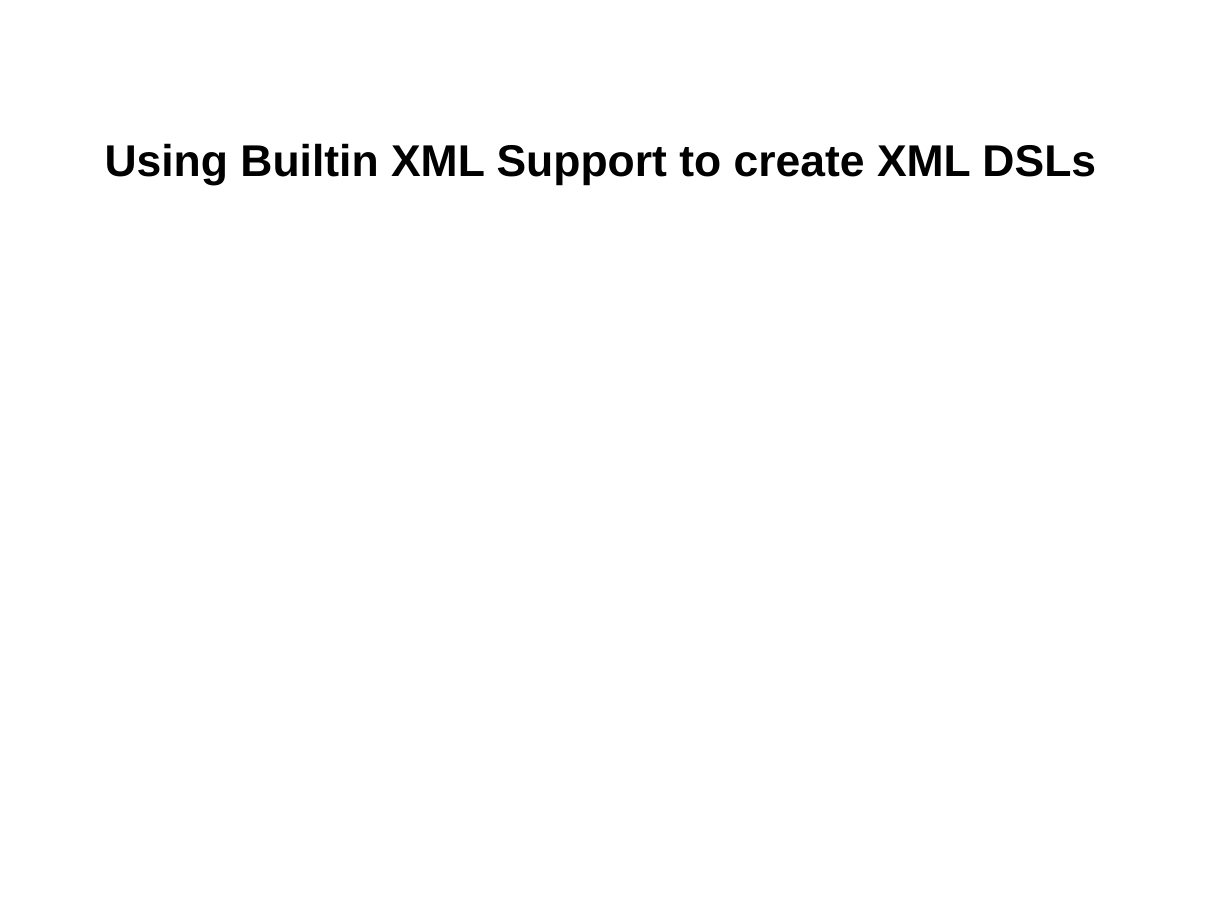
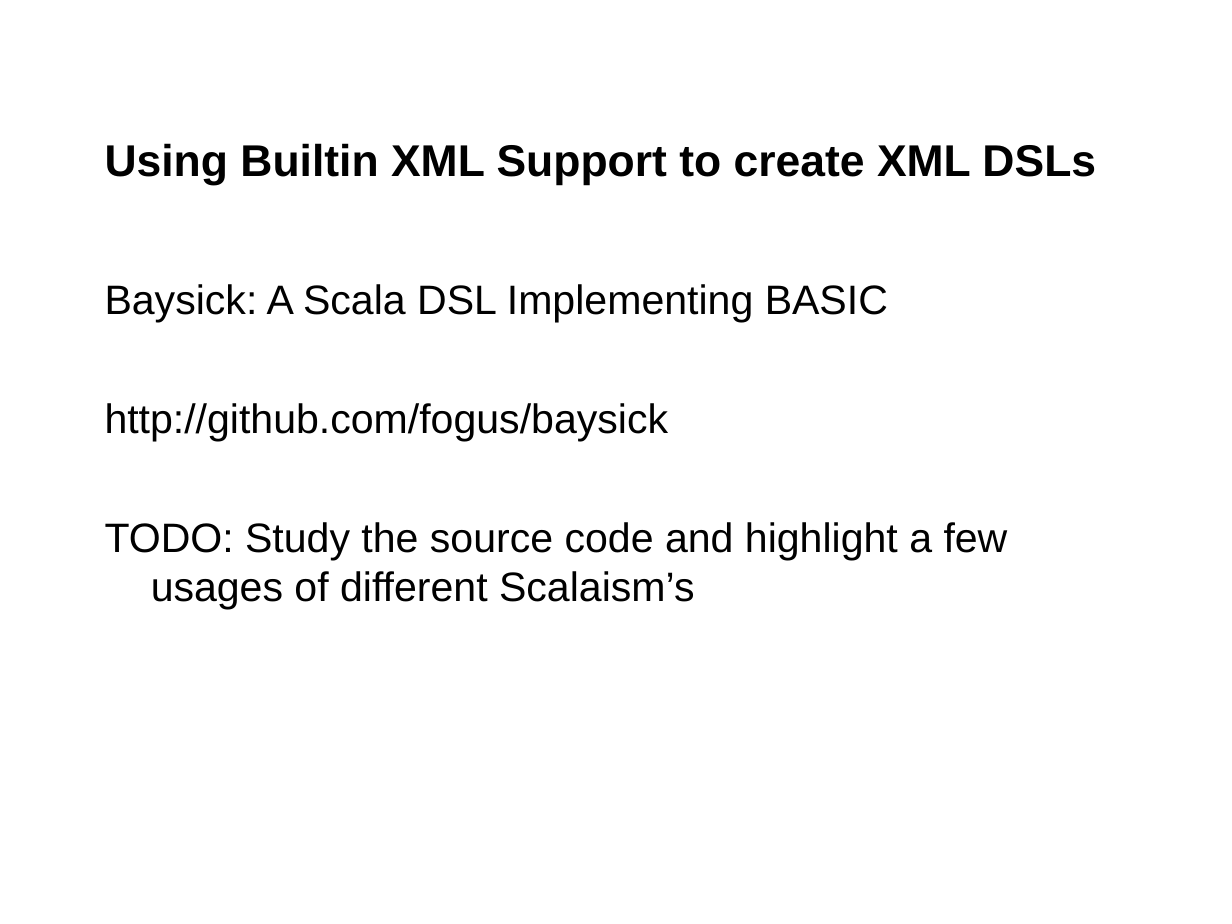
Before and after one commit to jgoodsen/agile2010, a slide deck: slide 58 of 03-scala.ppt (slide 55 before the commit). Drawn at 1232x924 pixels with LibreOffice and Linux fonts; fonts in the diff are those of the drawing; background and template pictures are left out. Boxes give left, top, right and bottom in pixels: in the first picture for what was removed or moved away, otherwise in the second. Text is boxed around its words. In the diff, an @@ line names an element or a change of style, - is before the commit and + after.

Commit message:
added baysick and more slides on implicit functions

```diff
--- a/03-scala.ppt
+++ b/03-scala.ppt
@@ text added at (x1=105, y1=284, x2=1008, y2=610), 24 pt, text #000000 @@
+Baysick: A Scala DSL Implementing BASIC
+http://github.com/fogus/baysick
+TODO: Study the source code and highlight a few usages of different Scalaism’s
```
Also in this commit, not shown: 4 other slides changed, 3 slides added, 1 slide removed, 2 other files.
